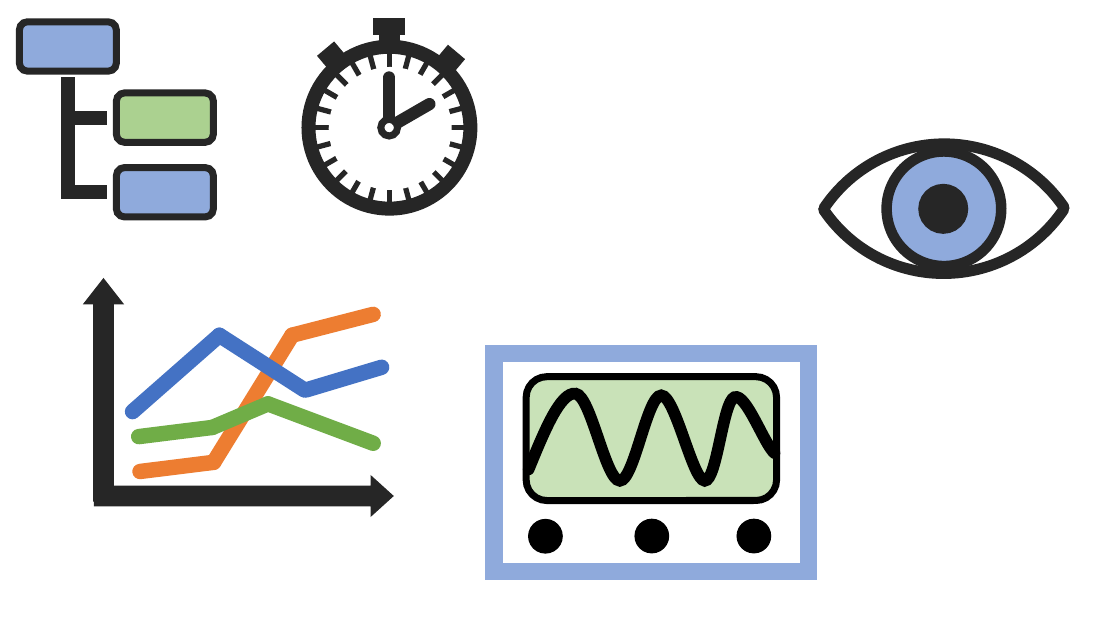
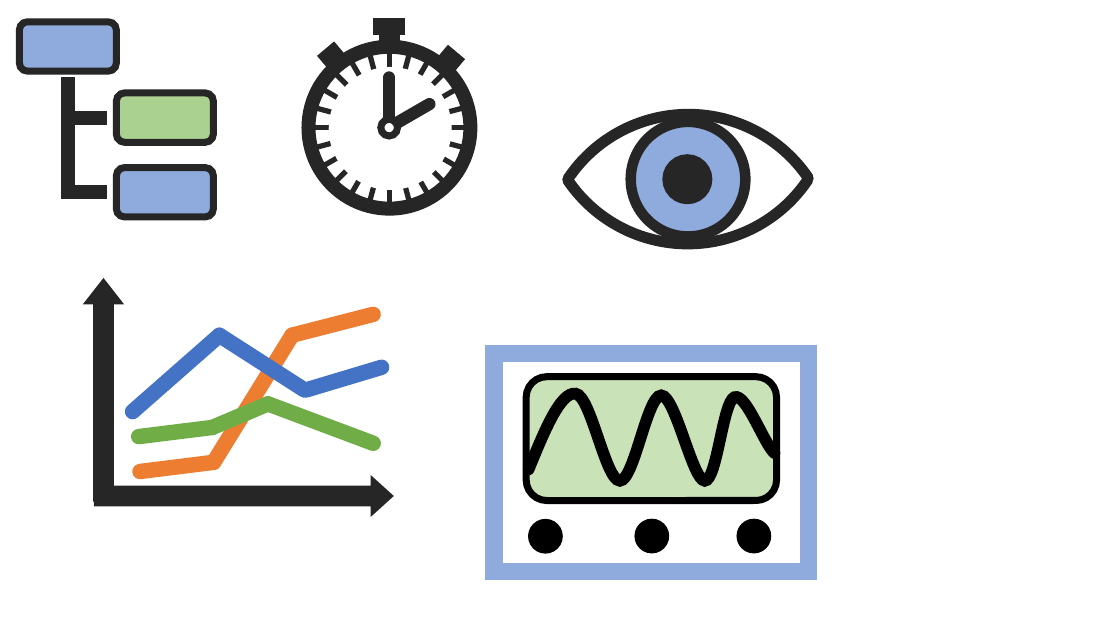
Before and after one commit to scrutinydebugger/scrutiny-devtools, a slide deck: slide 7 of graphics/graphics.pptx. Drawn at 1120x630 pixels with LibreOffice and Linux fonts; fonts in the diff are those of the drawing. Boxes give left, top, right and bottom in pixels: in the first picture for what was removed or moved away, otherwise in the second. Text is boxed around its words. In the diff, an @@ line names an element or a change of style, - is before the commit and + after.

```diff
--- a/graphics/graphics.pptx
+++ b/graphics/graphics.pptx
@@ 2 arc (boxed as its full ellipse)s, 2 ellipses: place and size @@
-2 arc (boxed as its full ellipse)s, 2 ellipses at <box>799,0,1090,434</box>
+2 arc (boxed as its full ellipse)s, 2 ellipses at <box>543,0,833,404</box>
```
Also in this commit, not shown: 1 other slide changed, 2 slides added, 1 slide removed, 7 other files.
